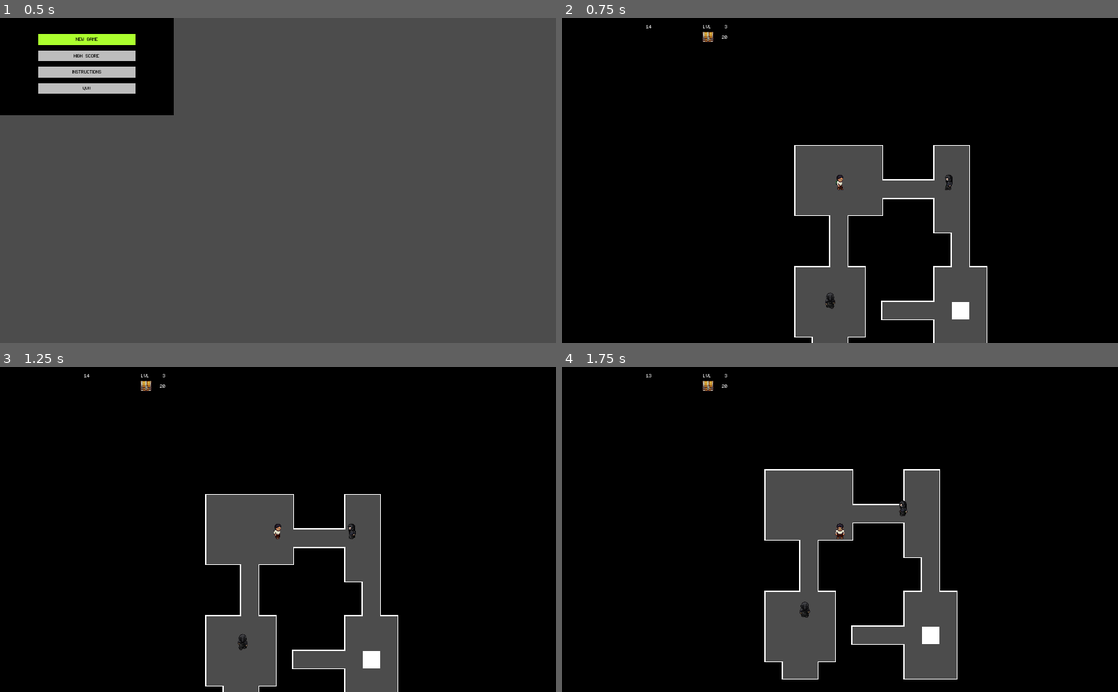
Above: before the commit, frames 1-4 (two rows, left to right).
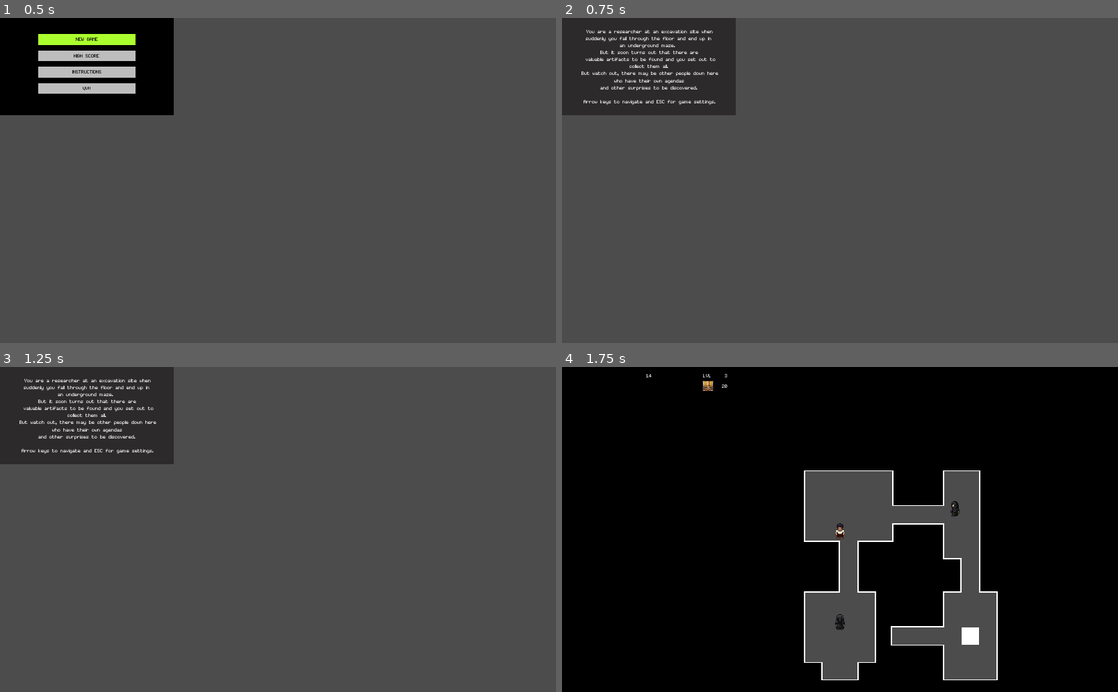
Above: after the commit, the same moments.

Repository: alittek/AC31009-Game
Game: Godot game, scene res://StartScreen.tscn
Same seed, same stepped clock (60 frames per second), same inputs: the game is played once before the commit and once after it.
Inputs:
- Up to frame 1 (0.5 s): no input
- Up to frame 2 (0.75 s): tap Enter at 0.5 s; hold Right (move_right) from 0.53 s (still down); hold Space (interact) from 0.53 s (still down)
- Up to frame 3 (1.25 s): keep holding Right (move_right); keep holding Space (interact)
- Up to frame 4 (1.75 s): release Right (move_right) at 1.28 s; release Space (interact) at 1.28 s; hold Down (move_down) from 1.28 s (still down); tap Space (interact) at 1.35 s

Frame 1 is identical in both runs. In frame 2, 88% of the frame differs, in the area x 0-100%, y 0-100%; in frame 3, 88%; in frame 4, 16%.

Commit message:
display intro story at start of new game

Diff:
--- /dev/null
+++ b/Intro.gd
@@ -0,0 +1,6 @@
+extends Node2D
+
+func _input(event):
+	if event is InputEventKey:
+		if event.pressed:
+			get_tree().change_scene("res://Map.tscn")
--- /dev/null
+++ b/Intro.tscn
@@ -0,0 +1,35 @@
+[gd_scene load_steps=3 format=2]
+
+[ext_resource path="res://Font/Font.tres" type="DynamicFont" id=1]
+[ext_resource path="res://Intro.gd" type="Script" id=2]
+
+[node name="Node2D" type="Node2D"]
+script = ExtResource( 2 )
+
+[node name="ColorRect" type="ColorRect" parent="."]
+margin_right = 320.0
+margin_bottom = 180.0
+color = Color( 0.176471, 0.168627, 0.168627, 1 )
+__meta__ = {
+"_edit_use_anchors_": false
+}
+
+[node name="Label" type="Label" parent="ColorRect"]
+margin_left = 10.0
+margin_top = 10.0
+margin_right = 310.0
+margin_bottom = 170.0
+custom_fonts/font = ExtResource( 1 )
+text = "You are a researcher at an excavation site when
+suddenly you fall through the floor and end up in
+an underground maze.
+But it soon turns out that there are
+ valuable artifacts to be found and you set out to
+ collect them all.
+But watch out, there may be other people down here
+ who have their own agendas
+and other surprises to be discovered.
+
+Arrow keys to navigate and ESC for game settings."
+align = 1
+valign = 1
--- a/StartScreen.gd
+++ b/StartScreen.gd
@@ -36,7 +36,7 @@
 		match selected_menu:
 			0:
 				# New game
-				get_tree().change_scene("res://Map.tscn")
+				get_tree().change_scene("res://Intro.tscn")
 			1:
 				# Highscore
 				get_tree().change_scene("res://GameScore.tscn")
